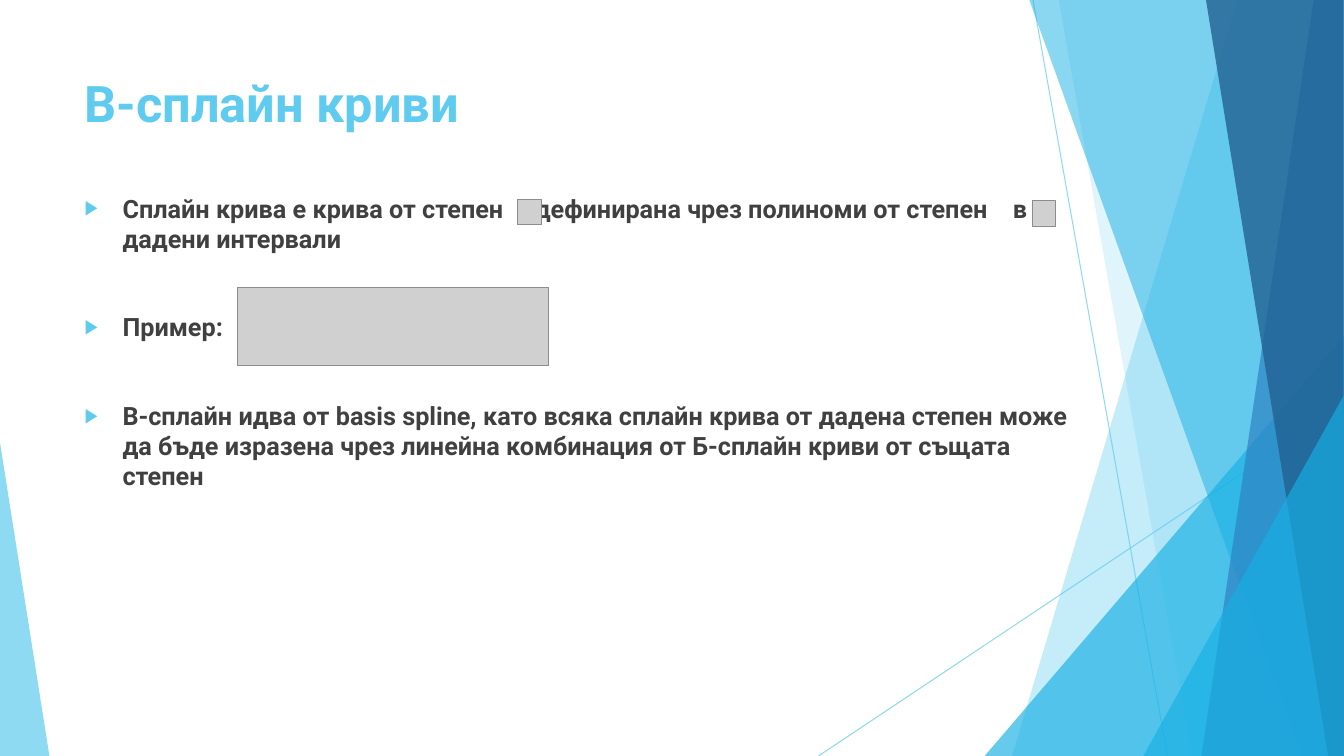
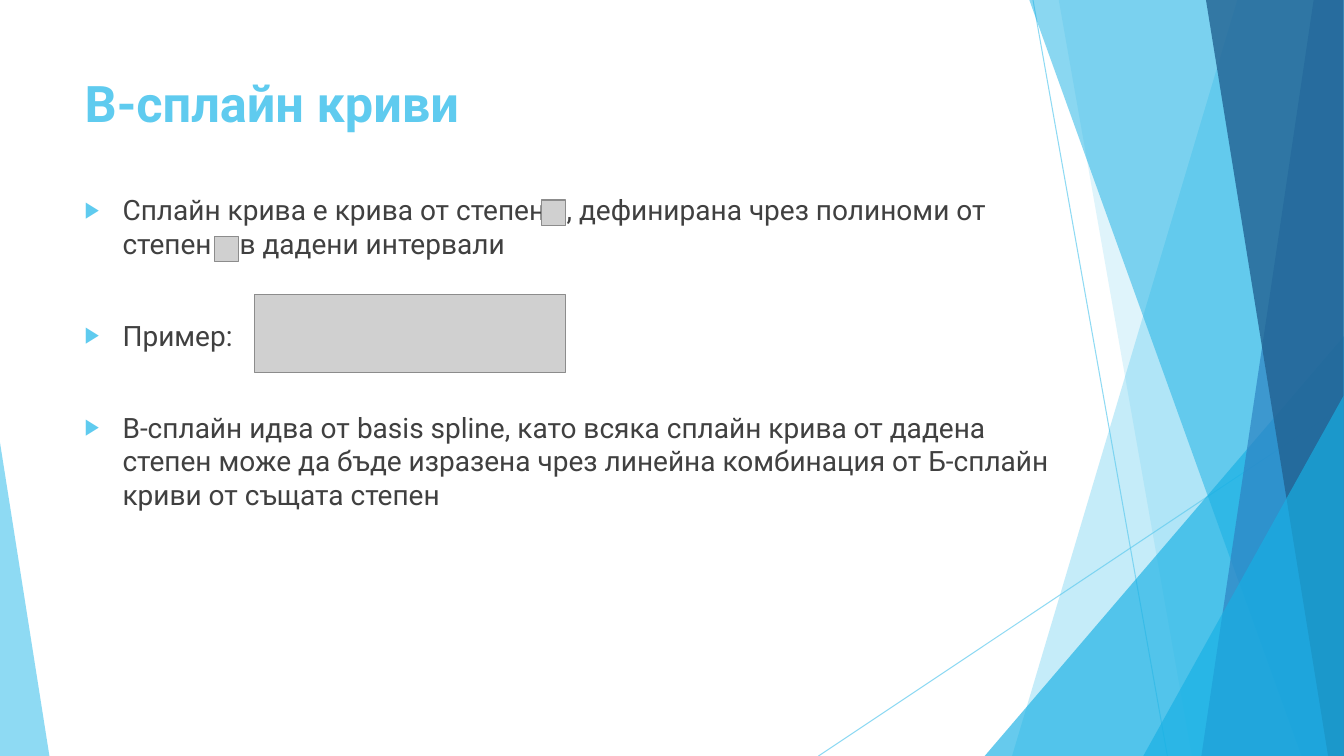
Before and after one commit to todorzhelev/STS, a slide deck: slide 4 of presentation/PresentationFinal.pptx (slide 3 before the commit). Drawn at 1344x756 pixels with LibreOffice and Linux fonts; fonts in the diff are those of the drawing; grey boxes stand for pictures. Boxes give left, top, right and bottom in pixels: in the first picture for what was removed or moved away, otherwise in the second. Text is boxed around its words. In the diff, an @@ line names an element or a change of style, - is before the commit and + after.

Commit message:
- changes to the presentation

```diff
--- a/presentation/PresentationFinal.pptx
+++ b/presentation/PresentationFinal.pptx
@@ text "Сплайн крива е крива от ..." at (x1=123, y1=199, x2=1048, y2=511): size 18 to 20 pt, bold off @@
@@ picture removed at (x1=518, y1=200, x2=541, y2=225) @@
@@ picture added at (x1=541, y1=200, x2=565, y2=225) @@
@@ picture removed at (x1=1032, y1=201, x2=1056, y2=226) @@
@@ picture added at (x1=215, y1=237, x2=238, y2=262) @@
@@ picture moved from (x1=238, y1=288, x2=549, y2=366) to (x1=254, y1=294, x2=566, y2=372) @@
```
Also in this commit, not shown: 3 other slides changed, 1 slide added.
